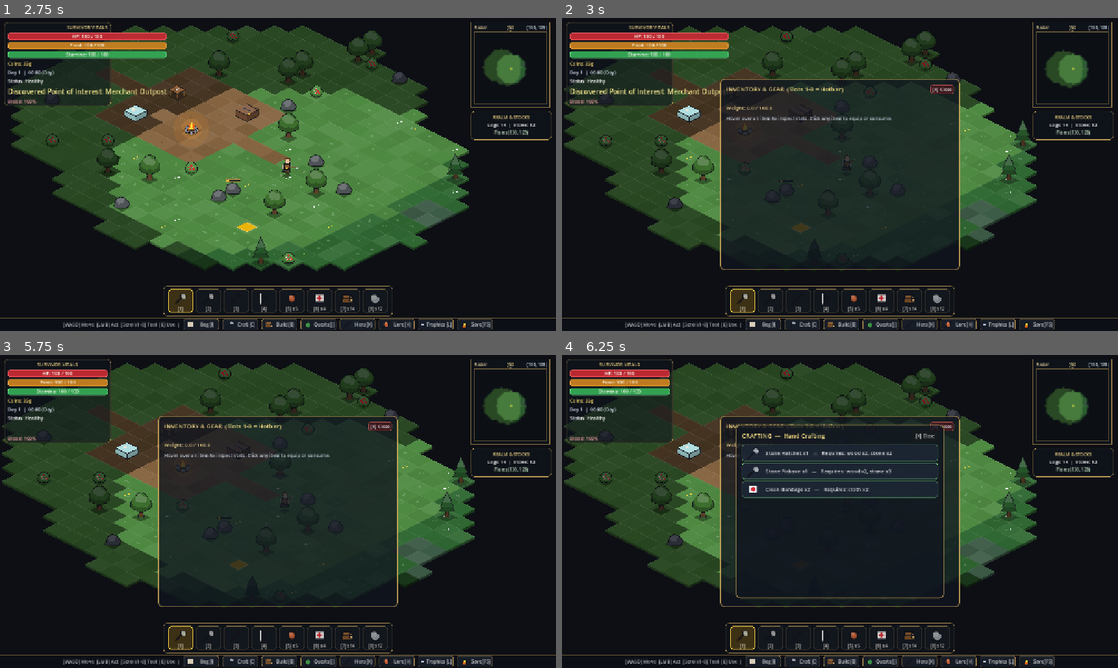
Above: before the commit, frames 1-4 (two rows, left to right).
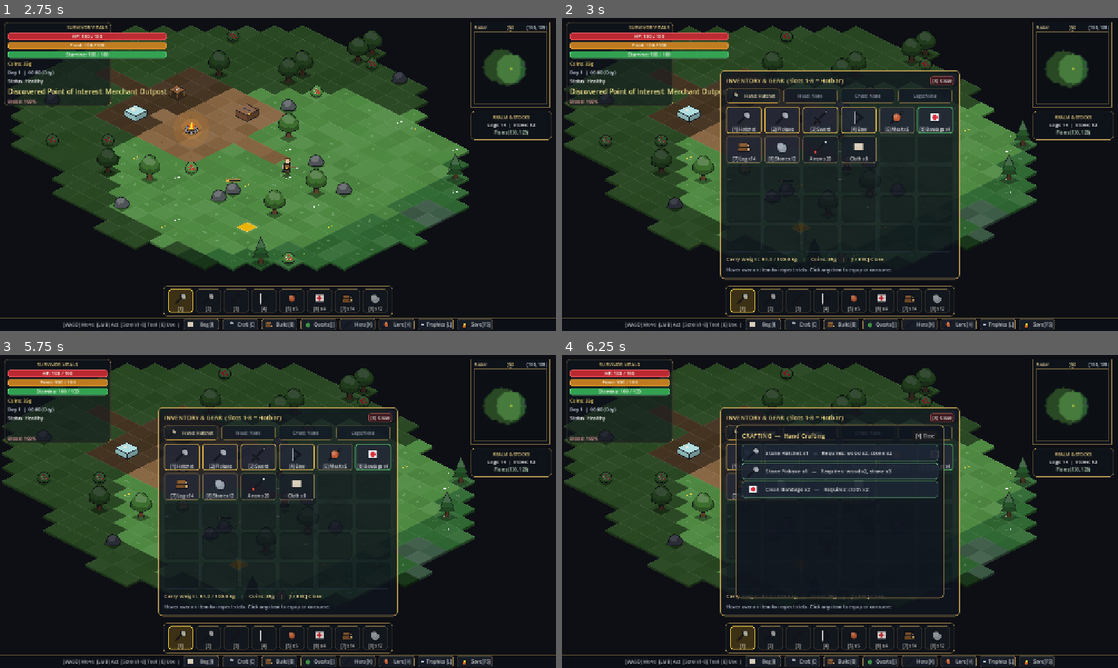
Above: after the commit, the same moments.

Repository: mrsgemaseny/MiniLife
Game: Godot game, scene res://scenes/main.tscn
The game is run twice, just before and just after one commit, with the same random seed, the same clock (stepped at 60 frames per second) and the same inputs.
Inputs (mouse positions are in pixels of both pictures, inside the frame that each line leads up to):
- Up to frame 1 (2.75 s): tap Enter at 0.5 s; move the mouse to (400, 158) at 0.52 s; press the mouse at (400, 158) at 0.53 s; hold D (move_right) 0.53-1.28 s; move the mouse to (166, 190) at 1.27 s; release the mouse at (166, 190) at 1.28 s; hold S (move_down) 1.28-2.03 s; tap Middle mouse button (demolish) at 1.35 s; move the mouse to (333, 105) at 2.02 s; hold D (move_right) from 2.03 s (still down); hold E (interact) from 2.03 s (still down)
- Up to frame 2 (3 s): move the mouse to (812, 237) at 2.77 s; release D (move_right) at 2.78 s; release E (interact) at 2.78 s; hold W (move_up) from 2.78 s (still down); tap I at 2.85 s; click (812, 237) at 2.92 s
- Up to frame 3 (5.75 s): release W (move_up) at 3.5 s; click "[1]" at 3.5 s; click "[2]" at 4.25 s; click "[3]" at 5 s
- Up to frame 4 (6.25 s): tap Enter at 5.75 s; move the mouse to (1006, 558) at 5.77 s; hold A (move_left) from 5.78 s (still down); tap C at 5.85 s

Frame 1 is identical in both runs. In frame 2, 4.7% of the frame differs, in the area x 28-72%, y 16-84%; in frame 3, 4.7%; in frame 4, 2.5%.
Error before the commit: Invalid access to property or key 'slots' on a base object of type 'Resource (EquipmentComponent)'. (res://scripts/ui/inventory_ui.gd:152)

Commit message:
fix(ui): use safe preload for IconFactory and get_item_id in inventory

Diff:
--- a/scripts/ui/build_menu_ui.gd
+++ b/scripts/ui/build_menu_ui.gd
@@ -2,6 +2,7 @@
 extends Control
 
 const PANEL_ID: String = "build"
+const IconFactory = preload("res://scripts/ui/item_icon_factory.gd")
 
 @onready var panel_container: PanelContainer = $PanelContainer
 @onready var vbox: VBoxContainer = $PanelContainer/VBoxContainer
@@ -82,7 +83,7 @@
 		var btn: Button = Button.new()
 		btn.custom_minimum_size = Vector2(440, 38)
 		var icon_key: String = "campfire" if str(sid).find("campfire") != -1 or str(sid).find("furnace") != -1 else ("stone" if str(sid).find("stone") != -1 else "wood")
-		btn.icon = ItemIconFactory.get_icon(icon_key)
+		btn.icon = IconFactory.get_icon(icon_key)
 		btn.expand_icon = true
 		btn.alignment = HORIZONTAL_ALIGNMENT_LEFT
 		btn.add_theme_font_size_override("font_size", 12)
--- a/scripts/ui/craft_menu_ui.gd
+++ b/scripts/ui/craft_menu_ui.gd
@@ -2,6 +2,7 @@
 extends Control
 
 const PANEL_ID: String = "craft"
+const IconFactory = preload("res://scripts/ui/item_icon_factory.gd")
 
 @onready var panel_container: PanelContainer = $PanelContainer
 @onready var vbox: VBoxContainer = $PanelContainer/VBoxContainer
@@ -98,7 +99,7 @@
 
 		var btn: Button = Button.new()
 		btn.custom_minimum_size = Vector2(440, 38)
-		btn.icon = ItemIconFactory.get_icon(out_id)
+		btn.icon = IconFactory.get_icon(out_id)
 		btn.expand_icon = true
 		btn.alignment = HORIZONTAL_ALIGNMENT_LEFT
 		btn.add_theme_font_size_override("font_size", 12)
--- a/scripts/ui/hud.gd
+++ b/scripts/ui/hud.gd
@@ -1,5 +1,7 @@
 class_name HUD
 extends Control
+
+const IconFactory = preload("res://scripts/ui/item_icon_factory.gd")
 
 @onready var health_bar: ProgressBar = $MarginContainer/VBoxContainer/HealthBar
 @onready var hunger_bar: ProgressBar = $MarginContainer/VBoxContainer/HungerBar
@@ -253,7 +255,7 @@
 	for mdef in menu_defs:
 		var mbtn: Button = Button.new()
 		mbtn.text = str(mdef.get("label", ""))
-		mbtn.icon = ItemIconFactory.get_icon(str(mdef.get("icon", "")))
+		mbtn.icon = IconFactory.get_icon(str(mdef.get("icon", "")))
 		mbtn.expand_icon = true
 		mbtn.custom_minimum_size = Vector2(82, 22)
 		mbtn.add_theme_font_size_override("font_size", 10)
@@ -334,7 +336,7 @@
 			var count: int = int(slot.get("count", 1))
 			var def: Dictionary = DataRegistry.get_item(item_id)
 			var full_name: String = str(def.get("name", item_id))
-			btn.icon = ItemIconFactory.get_icon(item_id)
+			btn.icon = IconFactory.get_icon(item_id)
 			btn.text = "[%d] x%d" % [i + 1, count] if count > 1 else "[%d]" % (i + 1)
 			btn.tooltip_text = "%s (x%d) — Press [%d] or Click" % [full_name, count, i + 1]
 			btn.modulate = Color(1.0, 0.98, 0.86, 1.0) if is_active else Color(0.94, 0.92, 0.88, 0.92)
--- a/scripts/ui/inventory_ui.gd
+++ b/scripts/ui/inventory_ui.gd
@@ -2,6 +2,7 @@
 extends Control
 
 const PANEL_ID: String = "inventory"
+const IconFactory = preload("res://scripts/ui/item_icon_factory.gd")
 
 @onready var panel_container: PanelContainer = $PanelContainer
 @onready var vbox: VBoxContainer = $PanelContainer/VBoxContainer
@@ -149,8 +150,8 @@
 			var skey: String = str(sinfo.get("key", ""))
 			var slbl: String = str(sinfo.get("label", ""))
 			var eq_id: String = ""
-			if eq_comp != null and skey in eq_comp.slots:
-				eq_id = str(eq_comp.slots.get(skey, ""))
+			if eq_comp != null:
+				eq_id = eq_comp.get_item_id(skey)
 			var badge: Button = Button.new()
 			badge.custom_minimum_size = Vector2(124, 34)
 			badge.expand_icon = true
@@ -161,7 +162,7 @@
 			if eq_id != "":
 				var edef: Dictionary = _items_table.get(eq_id, DataRegistry.get_item(eq_id))
 				var ename: String = str(edef.get("name", eq_id)).split(" ")[-1]
-				badge.icon = ItemIconFactory.get_icon(eq_id)
+				badge.icon = IconFactory.get_icon(eq_id)
 				badge.text = "%s: %s" % [slbl, ename]
 				badge.modulate = Color(0.98, 0.94, 0.78)
 			else:
@@ -206,7 +207,7 @@
 			btn.add_theme_stylebox_override("hover", hov_sb)
 			btn.add_theme_stylebox_override("pressed", hov_sb)
 
-			btn.icon = ItemIconFactory.get_icon(item_id)
+			btn.icon = IconFactory.get_icon(item_id)
 			var prefix: String = "[%d] " % (i + 1) if is_hotbar else ""
 			btn.text = "%s%s x%d" % [prefix, short_title, count] if count > 1 else "%s%s" % [prefix, short_title]
 
